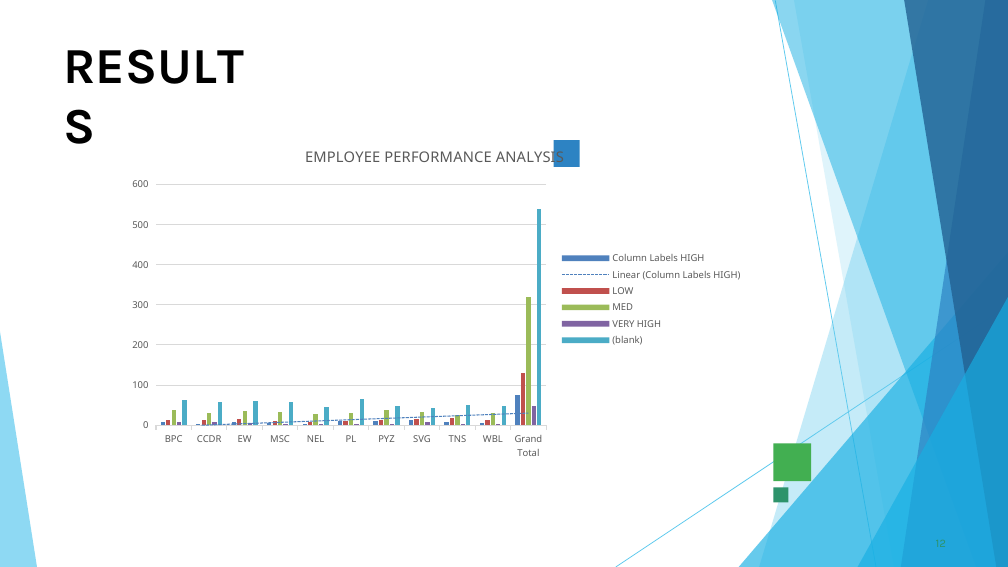
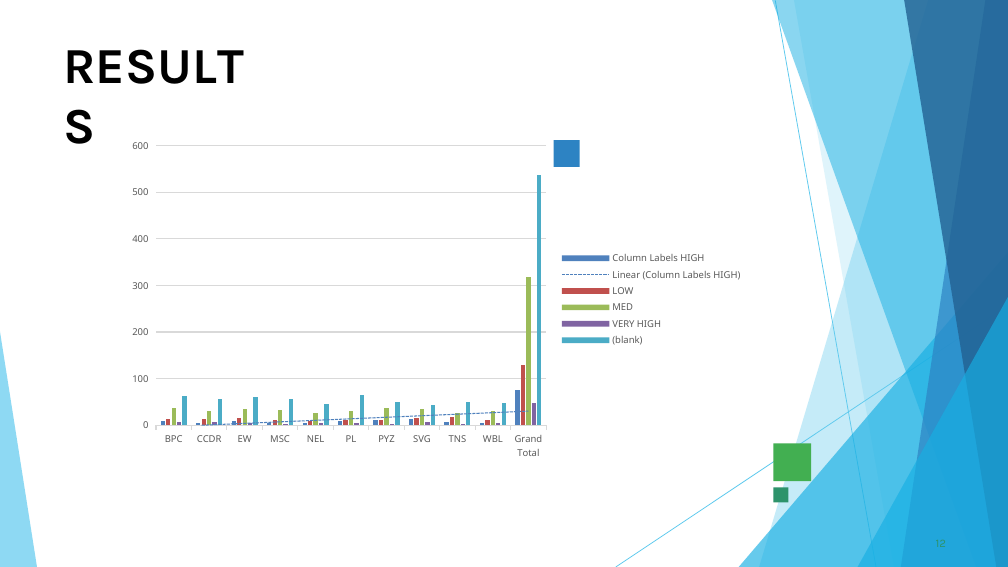
Before and after one commit to Ashik13082004/TNSDC-DA, a slide deck: slide 12 of 756523e5-d1fe-4f42-b2b8-9c1d1a362dfb.pptx. Drawn at 1008x567 pixels with LibreOffice and Linux fonts; fonts in the diff are those of the drawing; background and template pictures are left out. Boxes give left, top, right and bottom in pixels: in the first picture for what was removed or moved away, otherwise in the second. Text is boxed around its words. In the diff, an @@ line names an element or a change of style, - is before the commit and + after.

```diff
--- a/756523e5-d1fe-4f42-b2b8-9c1d1a362dfb.pptx
+++ b/756523e5-d1fe-4f42-b2b8-9c1d1a362dfb.pptx
@@ column chart at [119,132,749,467] @@
@@ title "EMPLOYEE PERFORMANCE ANALYSIS" removed @@
```
Also in this commit, not shown: 4 other slides changed, 1 other file.
